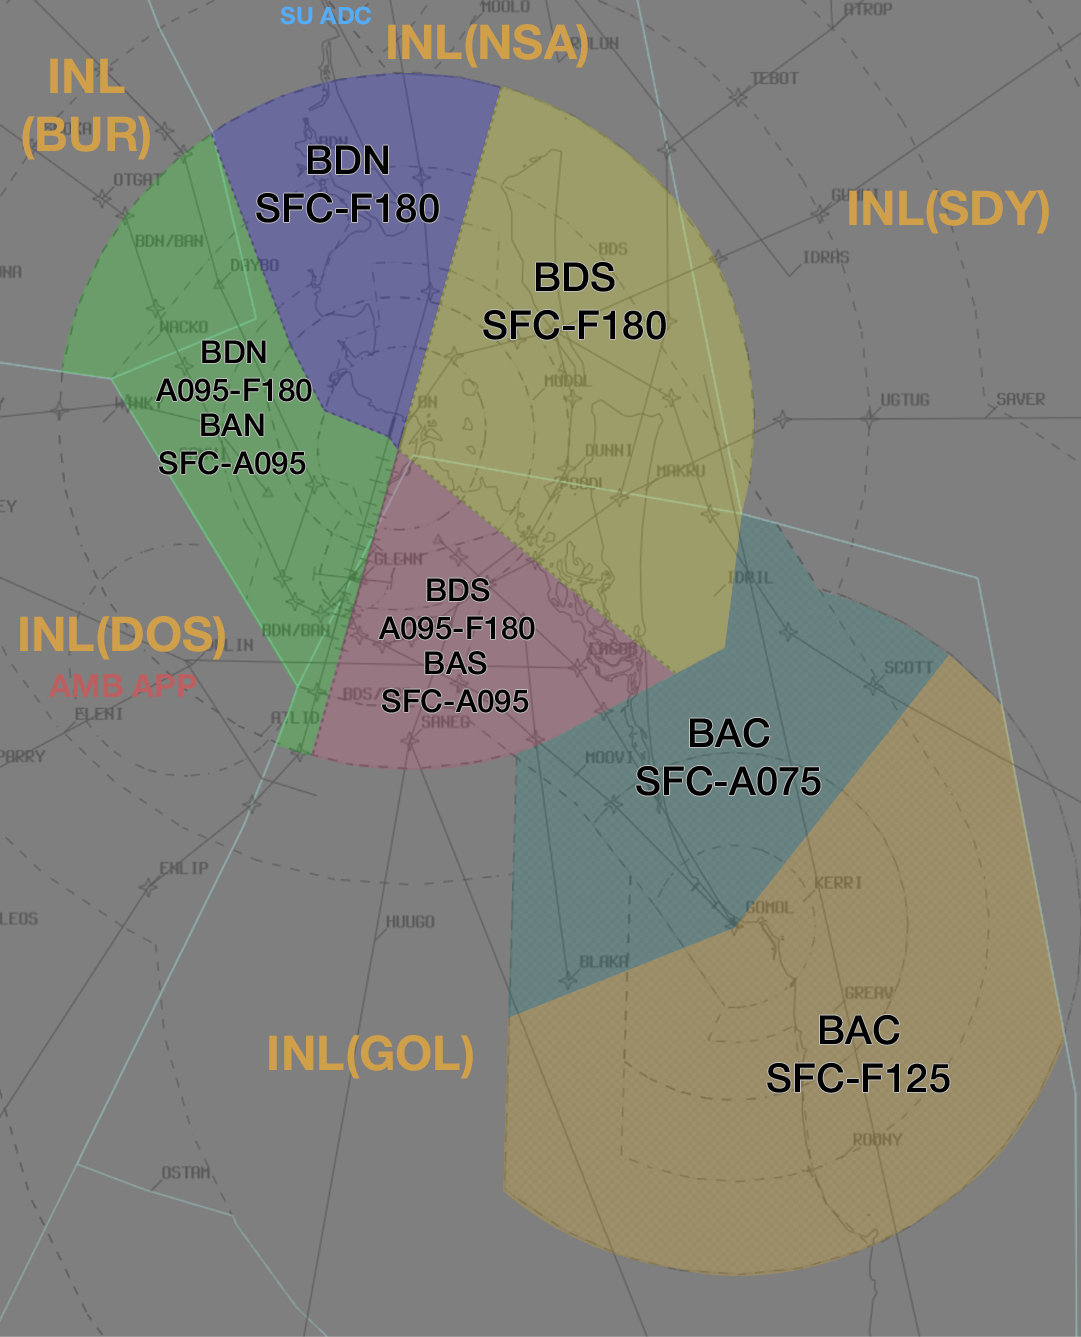
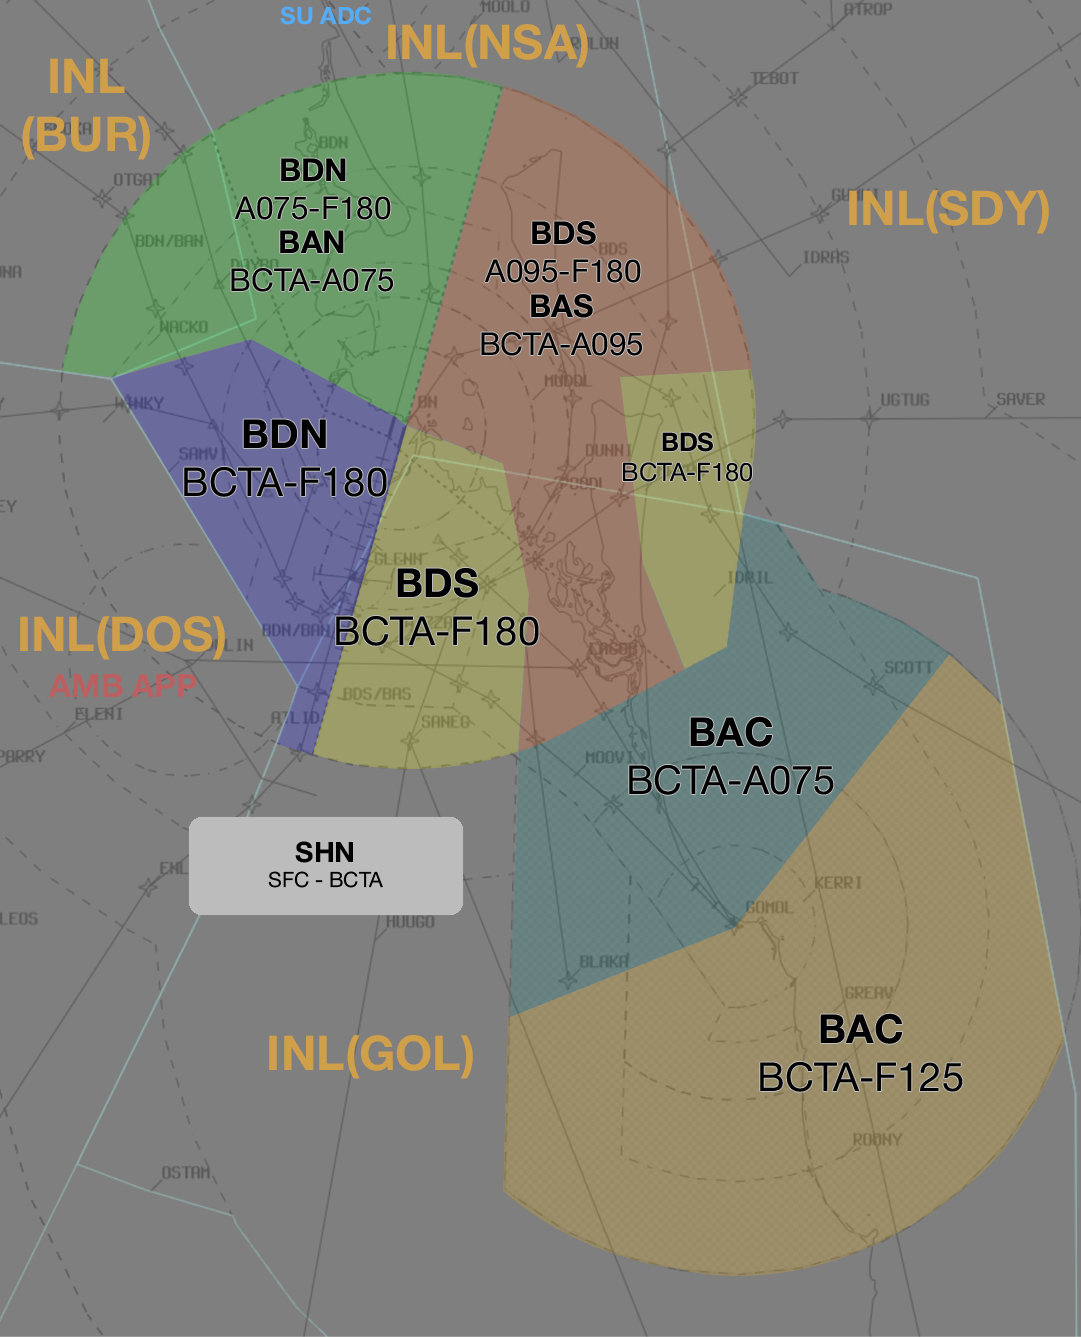
Two versions of the same layered image (1081x1337). Layer-by-layer changes:
added group "SHN" with 2 layers above "19 PROPS" over bbox(189, 817, 463, 915)
added layer "SHN SFC - BCTA" in group "SHN" over bbox(268, 841, 383, 888)
added layer "BG panel" (5%) in group "SHN" over bbox(189, 817, 463, 915)
showed group "19 PROPS" (21 layers) over bbox(62, 72, 964, 1094)
renamed "BDN SFC-F180" to "BDN BCTA-F180", painted on it over bbox(184, 419, 387, 497)
renamed "BAN SFC-A075" to "BAN BCTA-A075", painted on it over bbox(231, 230, 393, 293)
painted on "BDN A075-F180" (1st of 2, in "19 PROPS" › "Text") over bbox(235, 196, 391, 220)
renamed "BAS SFC-A095" to "BAS BCTA-A095", painted on it over bbox(481, 294, 642, 356)
renamed "BAC SFC-F125" to "BAC BCTA-F125", painted on it over bbox(760, 1013, 963, 1092)
renamed "BAC SFC-A075" to "BAC BCTA-A075", painted on it over bbox(629, 716, 834, 795)
renamed "BDS SFC-F180" to "BDS BCTA-F180", painted on it over bbox(623, 432, 752, 485)
renamed "BDS SFC-F180" to "BDS BCTA-F180", painted on it over bbox(336, 568, 539, 646)
painted on "BAC N" (1st of 3, in "19 PROPS" › "Shading") over bbox(510, 514, 951, 1017)
hid group "01 PROPS" (17 layers) over bbox(61, 73, 964, 1094)
renamed "BDN SFC-F180" to "BDN BCTA-F180", painted on it over bbox(247, 145, 450, 223)
renamed "BAN SFC-A095" to "BAN BCTA-A095", painted on it over bbox(152, 413, 313, 475)
painted on "BDN A095-F180" over bbox(155, 339, 313, 402)
renamed "BAS SFC-A095" to "BAS BCTA-A095", painted on it over bbox(375, 650, 536, 713)
painted on "BDS A095-F180" (2nd of 2, in "01 PROPS" › "Text") over bbox(378, 578, 537, 640)
renamed "BAC SFC-F125" to "BAC BCTA-F125", painted on it over bbox(759, 1014, 961, 1093)
renamed "BAC SFC-A075" to "BAC BCTA-A075", painted on it over bbox(628, 717, 832, 796)
renamed "BDS SFC-F180" to "BDS BCTA-F180", painted on it over bbox(474, 262, 677, 340)
…and 2 more changes (2 painted)